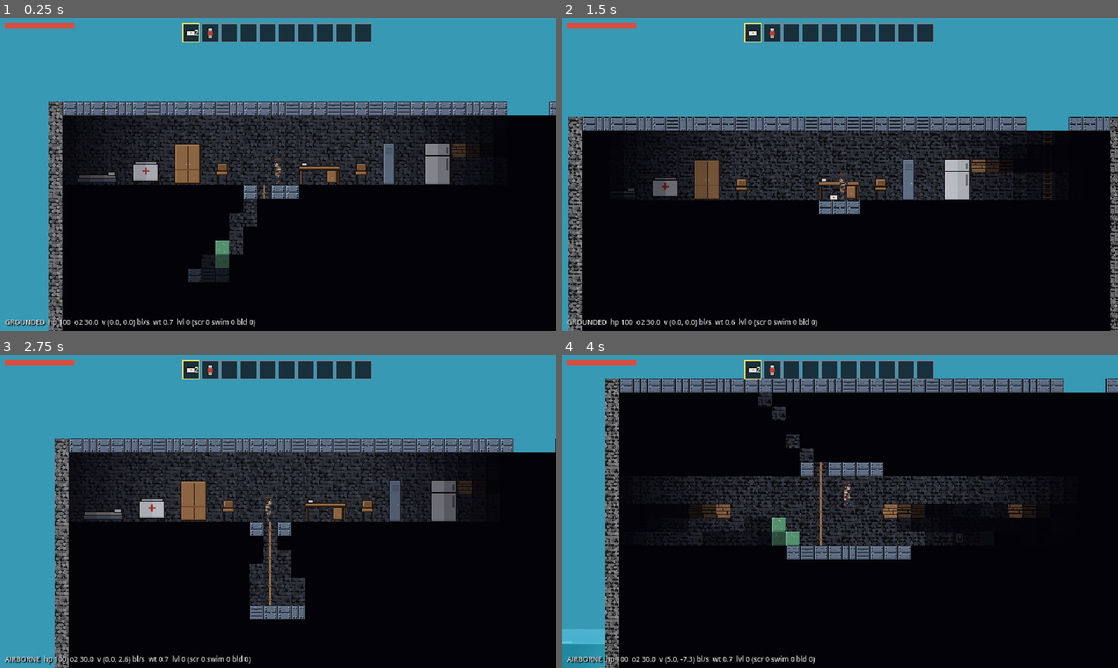
Above: before the commit, frames 1-4 (two rows, left to right).
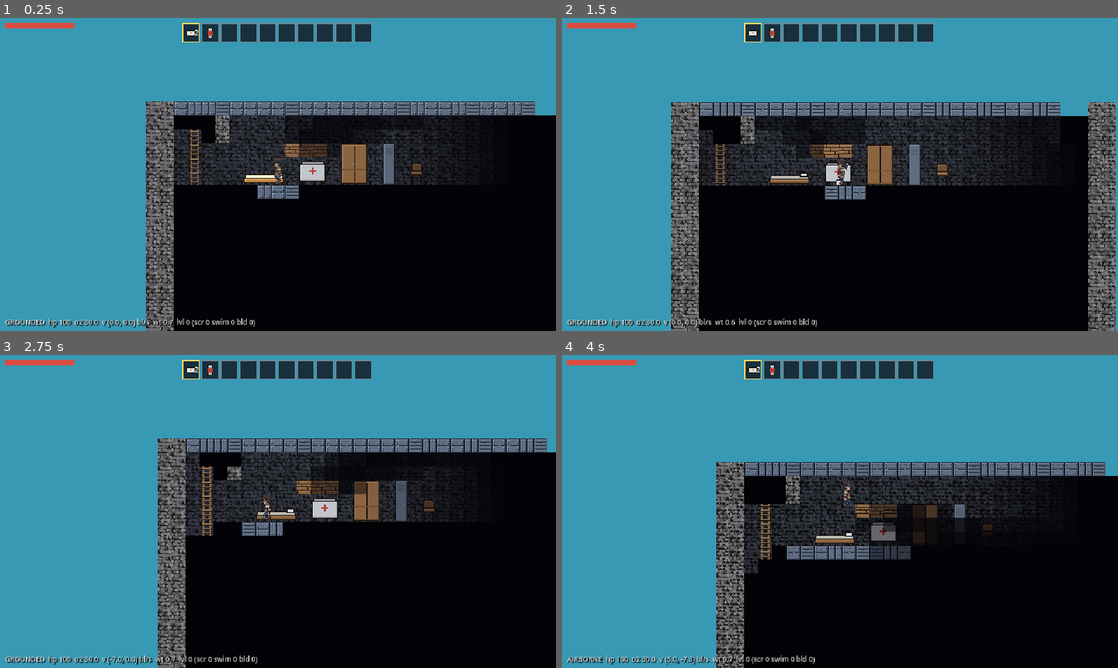
Above: after the commit, the same moments.

Repository: wilbur6689/SunkenCity
Game: Godot game, scene res://scenes/city/city.tscn
The game is run twice, just before and just after one commit, with the same random seed, the same clock (stepped at 60 frames per second) and the same inputs. Before the commit the project starts from res://scenes/test/test_tower.tscn.
Inputs (mouse positions are in pixels of both pictures, inside the frame that each line leads up to):
- Up to frame 1 (0.25 s): no input
- Up to frame 2 (1.5 s): tap Enter at 0.5 s; move the mouse to (962, 158) at 0.52 s; hold D (move_right) 0.53-1.25 s; hold C (crouch) 0.53-1.25 s; click (962, 158) at 0.67 s; tap Space (jump) at 0.77, 1.07 s; tap Q (drop) at 0.8 s; drag from (728, 190) to (812, 237) at 1.27 s
- Up to frame 3 (2.75 s): move the mouse to (333, 442) at 2.02 s; hold A (move_left) from 2.03 s (still down); hold Shift (sprint) from 2.03 s (still down); tap E (interact) at 2.1 s
- Up to frame 4 (4 s): release A (move_left) at 2.75 s; release Shift (sprint) at 2.75 s; drag from (812, 574) to (673, 464) at 2.77 s; move the mouse to (1006, 558) at 3.52 s; press the mouse at (1006, 558) at 3.53 s; hold D (move_right) from 3.53 s (still down); tap Space (jump) at 3.77, 3.8 s

The runs differ from the first frame. In frame 1, 24% of the frame differs, in the area x 8-100%, y 26-100%; in frame 2, 33%; in frame 3, 27%; in frame 4, 48%, in the area x 0-100%, y 7-100%.

Commit message:
M3 stage C: the seeded drowned city — generator, templates, flooding, gates
- CityGen (CT-01..21): seed -> 2400x400 city in ~1.5 s, deterministic
  (same seed = identical grid/object/door hashes). Bell-curve skyline of
  40 towers (4-56 floors; the tallest crowns break the surface), west
  stairwell + east elevator shaft per tower, mixed-use floors filled
  from room templates with doorway partitions, sealed dry floors behind
  doors below the waterline, wear pass (depth-scaled breaches + slab
  collapses), bare concrete ground
- Room templates: data/rooms.json (12 rooms x residential/office/
  hospital), generated by tools/gen_rooms.py and curated by hand
- Connectivity flooding (CT-12/13) runs after doors exist: everything
  reachable from the ocean at/below the waterline floods; ~85% of
  sealed floors keep their air
- Authored start (GL-02/CT-20): medical room atop the tallest tower
  with a real bed spawn
- City scene is the main scene (--seed=N, --shot=path[:zoom])
- m3_smoke: 23 checks (determinism, structure, flooding, bands,
  cold/crush gates, day/night); all suites green - 214 checks total

Still open in M3: persistence, minimap/map reveal, relay + central
station shells, surface debris, edge walls, two-jump validator,
in-editor room curation.

Co-Authored-By: Claude Fable 5 <noreply@anthropic.com>
Claude-Session: https://claude.ai/code/session_01GxDZSizaHKPW71DMqToXjC

Diff:
--- /dev/null
+++ b/data/rooms.json
@@ -0,0 +1,352 @@
+{
+ "_comment": "Room template library (CT-04/05). Generated by tools/gen_rooms.py, then curated by hand \u2014 edits here are canonical. width = interior cells; objects x/blocks x are offsets from the room's west edge on the standing row; blocks dy = cells above the standing row; mat uses WorldGrid.M (2 = wood, 4 = plastic).",
+ "rooms": [
+  {
+   "id": "residential_a",
+   "type": "residential",
+   "width": 12,
+   "objects": [
+    {
+     "id": "cabinet",
+     "x": 0
+    },
+    {
+     "id": "bed_frame",
+     "x": 4
+    },
+    {
+     "id": "bed_frame",
+     "x": 9
+    }
+   ],
+   "blocks": [
+    {
+     "mat": 2,
+     "x": 1,
+     "dy": 2
+    },
+    {
+     "mat": 2,
+     "x": 2,
+     "dy": 2
+    },
+    {
+     "mat": 2,
+     "x": 3,
+     "dy": 2
+    }
+   ]
+  },
+  {
+   "id": "residential_b",
+   "type": "residential",
+   "width": 8,
+   "objects": [
+    {
+     "id": "locker",
+     "x": 0
+    },
+    {
+     "id": "locker",
+     "x": 3
+    },
+    {
+     "id": "bed_frame",
+     "x": 5
+    }
+   ],
+   "blocks": []
+  },
+  {
+   "id": "residential_c",
+   "type": "residential",
+   "width": 12,
+   "objects": [
+    {
+     "id": "bed_frame",
+     "x": 1
+    },
+    {
+     "id": "chair",
+     "x": 5
+    },
+    {
+     "id": "chair",
+     "x": 6
+    },
+    {
+     "id": "bed_frame",
+     "x": 8
+    }
+   ],
+   "blocks": [
+    {
+     "mat": 2,
+     "x": 2,
+     "dy": 2
+    },
+    {
+     "mat": 2,
+     "x": 3,
+     "dy": 2
+    },
+    {
+     "mat": 2,
+     "x": 4,
+     "dy": 2
+    }
+   ]
+  },
+  {
+   "id": "residential_d",
+   "type": "residential",
+   "width": 14,
+   "objects": [
+    {
+     "id": "fridge",
+     "x": 6
+    },
+    {
+     "id": "chair",
+     "x": 12
+    }
+   ],
+   "blocks": [
+    {
+     "mat": 2,
+     "x": 7,
+     "dy": 2
+    },
+    {
+     "mat": 2,
+     "x": 8,
+     "dy": 2
+    }
+   ]
+  },
+  {
+   "id": "office_a",
+   "type": "office",
+   "width": 12,
+   "objects": [
+    {
+     "id": "locker",
+     "x": 0
+    },
+    {
+     "id": "desk",
+     "x": 3
+    },
+    {
+     "id": "chair",
+     "x": 7
+    },
+    {
+     "id": "chair",
+     "x": 9
+    },
+    {
+     "id": "locker",
+     "x": 10
+    }
+   ],
+   "blocks": [
+    {
+     "mat": 2,
+     "x": 6,
+     "dy": 2
+    },
+    {
+     "mat": 2,
+     "x": 7,
+     "dy": 2
+    },
+    {
+     "mat": 2,
+     "x": 8,
+     "dy": 2
+    }
+   ]
+  },
+  {
+   "id": "office_b",
+   "type": "office",
+   "width": 14,
+   "objects": [
+    {
+     "id": "desk",
+     "x": 3
+    },
+    {
+     "id": "chair",
+     "x": 6
+    },
+    {
+     "id": "cabinet",
+     "x": 7
+    },
+    {
+     "id": "desk",
+     "x": 11
+    }
+   ],
+   "blocks": [
+    {
+     "mat": 2,
+     "x": 3,
+     "dy": 2
+    },
+    {
+     "mat": 2,
+     "x": 4,
+     "dy": 2
+    },
+    {
+     "mat": 2,
+     "x": 5,
+     "dy": 2
+    }
+   ]
+  },
+  {
+   "id": "office_c",
+   "type": "office",
+   "width": 12,
+   "objects": [
+    {
+     "id": "locker",
+     "x": 1
+    },
+    {
+     "id": "locker",
+     "x": 3
+    },
+    {
+     "id": "desk",
+     "x": 4
+    },
+    {
+     "id": "chair",
+     "x": 7
+    },
+    {
+     "id": "desk",
+     "x": 9
+    }
+   ],
+   "blocks": []
+  },
+  {
+   "id": "office_d",
+   "type": "office",
+   "width": 12,
+   "objects": [
+    {
+     "id": "cabinet",
+     "x": 0
+    },
+    {
+     "id": "chair",
+     "x": 4
+    },
+    {
+     "id": "cabinet",
+     "x": 9
+    }
+   ],
+   "blocks": []
+  },
+  {
+   "id": "hospital_a",
+   "type": "hospital",
+   "width": 14,
+   "objects": [
+    {
+     "id": "med_cart",
+     "x": 1
+    },
+    {
+     "id": "bed_frame",
+     "x": 3
+    },
+    {
+     "id": "med_cart",
+     "x": 8
+    }
+   ],
+   "blocks": [
+    {
+     "mat": 2,
+     "x": 4,
+     "dy": 2
+    },
+    {
+     "mat": 2,
+     "x": 5,
+     "dy": 2
+    },
+    {
+     "mat": 2,
+     "x": 6,
+     "dy": 2
+    }
+   ]
+  },
+  {
+   "id": "hospital_b",
+   "type": "hospital",
+   "width": 10,
+   "objects": [
+    {
+     "id": "chair",
+     "x": 1
+    },
+    {
+     "id": "bed_frame",
+     "x": 5
+    },
+    {
+     "id": "med_cart",
+     "x": 8
+    }
+   ],
+   "blocks": []
+  },
+  {
+   "id": "hospital_c",
+   "type": "hospital",
+   "width": 10,
+   "objects": [
+    {
+     "id": "med_cart",
+     "x": 2
+    },
+    {
+     "id": "locker",
+     "x": 4
+    },
+    {
+     "id": "chair",
+     "x": 7
+    }
+   ],
+   "blocks": []
+  },
+  {
+   "id": "hospital_d",
+   "type": "hospital",
+   "width": 10,
+   "objects": [
+    {
+     "id": "locker",
+     "x": 1
+    },
+    {
+     "id": "bed_frame",
+     "x": 4
+    }
+   ],
+   "blocks": []
+  }
+ ]
+}
--- a/project.godot
+++ b/project.godot
@@ -12,7 +12,7 @@
 
 config/name="SunkenCity"
 config/description="A 2D block-based survival sandbox in a flooded city. Terraria x 7 Days to Die."
-run/main_scene="res://scenes/test/test_tower.tscn"
+run/main_scene="res://scenes/city/city.tscn"
 config/features=PackedStringArray("4.8")
 config/icon="res://icon.svg"
 
--- /dev/null
+++ b/scenes/city/city.tscn
@@ -0,0 +1,45 @@
+[gd_scene load_steps=9 format=3]
+
+[ext_resource type="Script" path="res://scripts/city/city.gd" id="1_city"]
+[ext_resource type="Script" path="res://scripts/world/backdrop.gd" id="2_backdrop"]
+[ext_resource type="Script" path="res://scripts/world/structure_renderer.gd" id="3_structure"]
+[ext_resource type="PackedScene" path="res://scenes/player.tscn" id="4_player"]
+[ext_resource type="Script" path="res://scripts/world/water_renderer.gd" id="5_water"]
+[ext_resource type="Script" path="res://scripts/world/light_renderer.gd" id="6_light"]
+[ext_resource type="PackedScene" path="res://scenes/ui/hud.tscn" id="7_hud"]
+[ext_resource type="PackedScene" path="res://scenes/ui/inventory_ui.tscn" id="8_ui"]
+
+[node name="City" type="Node2D"]
+script = ExtResource("1_city")
+
+[node name="Background" type="ColorRect" parent="."]
+offset_left = -4000.0
+offset_top = -3000.0
+offset_right = 44000.0
+offset_bottom = 10000.0
+color = Color(0.05, 0.07, 0.11, 1)
+
+[node name="Backdrop" type="Parallax2D" parent="."]
+script = ExtResource("2_backdrop")
+
+[node name="CanvasModulate" type="CanvasModulate" parent="."]
+color = Color(0.95, 0.96, 1, 1)
+
+[node name="StructureRenderer" type="Node2D" parent="."]
+script = ExtResource("3_structure")
+
+[node name="Objects" type="Node2D" parent="."]
+
+[node name="Items" type="Node2D" parent="."]
+
+[node name="Player" parent="." instance=ExtResource("4_player")]
+
+[node name="WaterRenderer" type="Node2D" parent="."]
+script = ExtResource("5_water")
+
+[node name="LightRenderer" type="Node2D" parent="."]
+script = ExtResource("6_light")
+
+[node name="HUD" parent="." instance=ExtResource("7_hud")]
+
+[node name="InventoryUI" parent="." instance=ExtResource("8_ui")]
--- /dev/null
+++ b/scenes/test/m3_smoke.tscn
@@ -0,0 +1,6 @@
+[gd_scene load_steps=2 format=3]
+
+[ext_resource type="Script" path="res://scripts/test/m3_smoke.gd" id="1_smoke"]
+
+[node name="M3Smoke" type="Node"]
+script = ExtResource("1_smoke")
--- /dev/null
+++ b/scripts/city/city.gd
@@ -0,0 +1,49 @@
+extends Node2D
+## The game scene (M3): a seeded, procedurally generated drowned city.
+## Pass a seed with:  godot --path . -- --seed=12345
+
+var gen: Dictionary
+
+@onready var structure_renderer: StructureRenderer = $StructureRenderer
+@onready var water_renderer: WaterRenderer = $WaterRenderer
+@onready var items_root: Node2D = $Items
+@onready var objects_root: Node2D = $Objects
+@onready var player: Player = $Player
+
+func _ready() -> void:
+	var seed_value := 1
+	for a in OS.get_cmdline_user_args():
+		if a.begins_with("--seed="):
+			seed_value = int(a.substr(7))
+	var t0 := Time.get_ticks_msec()
+	gen = CityGen.generate(seed_value)
+	World.register(gen.grid, gen.spawn_feet, items_root, objects_root, structure_renderer, gen.waterline_row)
+	for o in gen.objects:
+		World.place_object(o.id, o.cell, false)
+	for dc in gen.doors:
+		World.place_object("wood_door", dc, false)
+	CityGen.flood(World) # after doors exist: sealing is solidity (WS-20)
+	print("City seed %d: %d towers, generated in %d ms" % [seed_value, gen.towers, Time.get_ticks_msec() - t0])
+	water_renderer.setup(gen.waterline_row * Constants.BLOCK_SIZE)
+	$Backdrop.setup(gen.waterline_row * Constants.BLOCK_SIZE, -900.0)
+	player.respawn()
+	player.inventory.add("bandage", 2) # LT-30 starting kit
+	player.inventory.add("food_can", 1)
+	player.set_equipment("suit", {"id": "clothes", "count": 1})
+	# Dev aid: --shot=path[:zoom_steps] saves a screenshot and quits.
+	for a in OS.get_cmdline_user_args():
+		if a.begins_with("--shot="):
+			_take_shot(a.substr(7))
+
+func _take_shot(spec: String) -> void:
+	var parts := spec.rsplit(":", true, 1)
+	var path := spec
+	if parts.size() > 1 and parts[1].is_valid_int(): # else the colon was a drive letter
+		path = parts[0]
+		for i in absi(int(parts[1])):
+			player.zoom_step(-1 if int(parts[1]) < 0 else 1)
+		player.camera.reset_smoothing()
+	await get_tree().create_timer(1.0).timeout
+	get_viewport().get_texture().get_image().save_png(path)
+	print("shot saved: ", path)
+	get_tree().quit()
--- /dev/null
+++ b/scripts/test/m3_smoke.gd
@@ -0,0 +1,108 @@
+extends Node
+## Headless M3 gate test: deterministic seeds (CT-21), skyline and structure,
+## connectivity flooding with sealed dry pockets (CT-12/13), depth bands and
+## the cold/crush gates (GD-16, CC-16, GL-12), day/night (CC-11).
+## Run: godot --path . --headless res://scenes/test/m3_smoke.tscn
+
+const B := Constants.BLOCK_SIZE
+
+var city: Node2D
+var player: Player
+var failures: PackedStringArray = []
+var checks := 0
+
+func check(cond: bool, msg: String) -> void:
+	checks += 1
+	print(("  ok:   " if cond else "  FAIL: ") + msg)
+	if not cond:
+		failures.append(msg)
+
+func ticks(n: int) -> void:
+	for i in n:
+		await get_tree().physics_frame
+
+func until(pred: Callable, n: int) -> bool:
+	for i in n:
+		if pred.call():
+			return true
+		await get_tree().physics_frame
+	return pred.call()
+
+func _ready() -> void:
+	print("== A. determinism (CT-21)")
+	var t0 := Time.get_ticks_msec()
+	var r1 := CityGen.generate(101, 800)
+	var gen_ms := Time.get_ticks_msec() - t0
+	var r2 := CityGen.generate(101, 800)
+	var r3 := CityGen.generate(202, 800)
+	check(r1.grid.content_hash() == r2.grid.content_hash(), "same seed = same grid (%d ms per 800-wide gen)" % gen_ms)
+	check(hash(str(r1.objects)) == hash(str(r2.objects)) and hash(str(r1.doors)) == hash(str(r2.doors)), "same seed = same objects and doors")
+	check(r1.grid.content_hash() != r3.grid.content_hash(), "different seed = different city")
+	check(r1.towers >= 8, "800-wide slice holds %d towers" % r1.towers)
+
+	print("== B. the full city")
+	city = load("res://scenes/city/city.tscn").instantiate()
+	add_child(city)
+	player = city.get_node("Player")
+	player.set_multiplayer_authority(2)
+	await get_tree().physics_frame
+	var gen: Dictionary = city.gen
+	check(gen.towers >= 25, "city holds %d towers" % gen.towers)
+	check(World.spawn_position.y < CityGen.WATERLINE * B, "hospital spawn is above the waterline (GL-02)")
+	check(await until(func(): return player.state == Player.State.GROUNDED, 120), "player lands in the medical room")
+	check(World.band_at(World.cell_at(player.global_position)) == "dry", "spawn floor is in The Dry")
+	var ground_ok := true
+	for gx in [10, 400, 1200, 2000, 2390]:
+		if not World.has_block_cell(Vector2i(gx, CityGen.GROUND)):
+			ground_ok = false
+	check(ground_ok, "bare concrete ground spans the city (CT-07)")
+
+	print("== C. connectivity flooding (CT-12/13)")
+	var sim := World.water_sim
+	check(sim.level_at(Vector2i(6, CityGen.WATERLINE + 20)) == WaterSim.MAX_LEVEL, "open ocean is flooded")
+	check(sim.level_at(Vector2i(6, CityGen.WATERLINE - 4)) == 0, "no water above the waterline")
+	var dry_rooms := 0
+	for rect: Rect2i in gen.sealed:
+		var has_water := false
+		for y in range(rect.position.y, rect.end.y):
+			for x in range(rect.position.x, rect.end.x):
+				if sim.level_at(Vector2i(x, y)) > 0:
+					has_water = true
+					break
+			if has_water:
+				break
+		if not has_water:
+			dry_rooms += 1
+	check(gen.sealed.size() >= 10, "generator sealed %d submerged floors" % gen.sealed.size())
+	check(dry_rooms >= gen.sealed.size() / 3, "%d/%d sealed floors kept their air (wear breached the rest)" % [dry_rooms, gen.sealed.size()])
+
+	print("== D. depth bands (GD-16)")
+	check(World.band_at(Vector2i(6, CityGen.WATERLINE - 10)) == "dry", "above waterline: dry")
+	check(World.band_at(Vector2i(6, CityGen.WATERLINE + 10)) == "shallows", "shallows band")
+	check(World.band_at(Vector2i(6, CityGen.WATERLINE + 60)) == "cold", "cold band")
+	check(World.band_at(Vector2i(6, CityGen.WATERLINE + 150)) == "dark", "dark band")
+	check(World.band_at(Vector2i(6, CityGen.WATERLINE + 260)) == "crush", "crush band")
+
+	print("== E. cold and crush gates (CC-16, GL-12)")
+	player.global_position = Vector2(8 * B, (CityGen.WATERLINE + 150) * B)
+	player.velocity = Vector2.ZERO
+	await ticks(60)
+	check(player.band == "dark" and player.env_slow < 1.0, "The Dark slows an unsuited diver (x%.2f)" % player.env_slow)
+	check(player.health < Constants.MAX_HEALTH, "and chills them (hp %.1f)" % player.health)
+	var hp_before := player.health
+	player.global_position = Vector2(8 * B, (CityGen.WATERLINE + 260) * B)
+	await ticks(30)
+	check(player.health < hp_before - 8.0, "The Crush hurts fast without a hard suit (hp %.1f)" % player.health)
+	player.respawn()
+
+	print("== F. day/night (CC-11)")
+	World.time_of_day = 0.0
+	check(World.sun_strength() <= 0.2, "midnight sun is a dim glow (%.2f)" % World.sun_strength())
+	World.time_of_day = 0.5
+	check(World.sun_strength() >= 0.99, "midday sun is full (%.2f)" % World.sun_strength())
+	World.time_of_day = 0.35
+
+	print("\nM3 smoke: %d checks, %d failures" % [checks, failures.size()])
+	for f in failures:
+		print("  FAIL: " + f)
+	get_tree().quit(0 if failures.is_empty() else 1)
--- a/scripts/world/backdrop.gd
+++ b/scripts/world/backdrop.gd
@@ -22,7 +22,7 @@
 func setup(waterline_y: float, origin_x: float) -> void:
 	scroll_scale = Vector2(0.4, 1.0) # slow horizontal parallax, pinned vertically to the waterline
 	repeat_size = Vector2(PLATE_W * PLATES.size(), 0)
-	repeat_times = 3
+	repeat_times = 9 # enough coverage for the full city width at 0.4 parallax
 	var sky := ColorRect.new()
 	sky.color = SKY_COLOR
 	sky.position = Vector2(origin_x, waterline_y - SKY_HEIGHT)
--- /dev/null
+++ b/scripts/world/city_gen.gd
@@ -0,0 +1,203 @@
+class_name CityGen
+extends RefCounted
+## Deterministic city generator (M3, CT-01..21): seed -> a full drowned city.
+## Pure with respect to the World autoload: builds a WorldGrid plus object/
+## door placement lists, so determinism is testable (same seed = same hashes,
+## CT-21). Flooding is applied separately once doors exist, because sealing
+## is decided by solidity (WS-20).
+##
+## Layout: bell-curve skyline (CT-01) — tallest towers centre, short sparse
+## ones at the edges; every tower gets a west stairwell with a ladder and an
+## east elevator shaft (CT-06); floors fill with room templates from
+## data/rooms.json, mixed-use per floor (CT-02); a wear pass adds breaches
+## scaling with depth (CT-11); some submerged floors are sealed dry behind
+## doors; the tallest tower's top floor is the authored starting medical
+## room (GL-02, CT-20).
+
+const WORLD_W := 2400
+const WORLD_H := 400
+const WATERLINE := 64
+const GROUND := 360
+const FLOOR_H := 6
+const SEAL_CHANCE := 0.16
+
+static func generate(seed_value: int, world_w: int = WORLD_W) -> Dictionary:
+	var rng := RandomNumberGenerator.new()
+	rng.seed = seed_value
+	var grid := WorldGrid.new(Rect2i(0, 0, world_w, WORLD_H))
+	var rooms := _load_rooms()
+	var objects: Array = []   # {id, cell}
+	var doors: Array = []     # cells for wood_door
+	var sealed: Array = []    # Rect2i room interiors meant to start dry
+	var result := {
+		"grid": grid, "objects": objects, "doors": doors, "sealed": sealed,
+		"waterline_row": WATERLINE, "towers": 0, "spawn_feet": Vector2.ZERO, "seed": seed_value,
+	}
+	# Bare concrete ground (CT-07): The Crush's floor; solid below.
+	for y in range(GROUND, WORLD_H):
+		for x in world_w:
+			grid.set_structure(Vector2i(x, y), WorldGrid.M.STONE)
+	# Towers along a bell curve.
+	var tallest := {"floors": 0}
+	var x := 60
+	while x < world_w - 100:
+		var center_f := 1.0 - absf(x - world_w / 2.0) / (world_w / 2.0)
+		# Tallest towers must BREAK the surface (waterline 64, ground 360):
+		# 56 floors tops out around row 24 — six dry floors on the crown.
+		var floors := clampi(int(roundf(lerpf(4.0, 56.0, pow(center_f, 1.7)) * rng.randf_range(0.78, 1.12))), 4, 56)
+		var w := rng.randi_range(24, 38)
+		var tower := _build_tower(grid, rng, rooms, x, w, floors, objects, doors, sealed)
+		result.towers += 1
+		if floors > tallest.floors:
+			tallest = tower
+		x += w + int(lerpf(34.0, 8.0, center_f)) + rng.randi_range(0, 14)
+	# Authored start (CT-20): the tallest tower's top floor is the hospital
+	# medical room — clear it and furnish deliberately, with a real bed.
+	_author_medical_room(grid, tallest, objects, result)
+	return result
+
+static func _load_rooms() -> Dictionary:
+	var parsed = JSON.parse_string(FileAccess.get_file_as_string("res://data/rooms.json"))
+	var by_type := {}
+	for r in parsed.rooms:
+		if not by_type.has(r.type):
+			by_type[r.type] = []
+		by_type[r.type].append(r)
+	return by_type
+
+static func _build_tower(grid: WorldGrid, rng: RandomNumberGenerator, rooms: Dictionary,
+		x0: int, w: int, floors: int, objects: Array, doors: Array, sealed: Array) -> Dictionary:
+	var x1 := x0 + w - 1
+	var top := GROUND - floors * FLOOR_H
+	var stair_x0 := x0 + 2
+	var stair_wall := x0 + 5
+	var shaft_wall := x1 - 4
+	# Outer walls + interior back walls
+	for y in range(top, GROUND):
+		grid.set_structure(Vector2i(x0, y), WorldGrid.M.STONE)
+		grid.set_structure(Vector2i(x0 + 1, y), WorldGrid.M.STONE)
+		grid.set_structure(Vector2i(x1, y), WorldGrid.M.STONE)
+		grid.set_structure(Vector2i(x1 - 1, y), WorldGrid.M.STONE)
+	for y in range(top + 1, GROUND):
+		for bx in range(x0 + 2, x1 - 1):
+			grid.set_back(Vector2i(bx, y), WorldGrid.M.STONE)
+	# Slabs with stairwell + shaft gaps
+	for f in floors:
+		var y := top + f * FLOOR_H
+		for sx in range(x0 + 2, x1 - 1):
+			var in_stair := sx >= stair_x0 and sx <= stair_x0 + 2 and f > 0
+			var in_shaft := sx >= x1 - 3 and sx <= x1 - 2
+			if not (in_stair or in_shaft):
+				grid.set_structure(Vector2i(sx, y), WorldGrid.M.METAL)
+	# Stairwell ladder
+	for y in range(top + 1, GROUND):
+		grid.set_climb(Vector2i(stair_x0 + 1, y), WorldGrid.C.LADDER)
+	# Per-floor walls, doorways, rooms
+	var mix := ["residential", "office", "hospital"]
+	var tower_bias: String = mix[rng.randi_range(0, 2)]
+	for f in floors:
+		var ceiling := top + f * FLOOR_H
+		var sr := ceiling + FLOOR_H - 1 # standing row
+		# stairwell wall (lintel rows; doorway sr-2..sr stays open)
+		for wy in range(ceiling + 1, sr - 2):
+			grid.set_structure(Vector2i(stair_wall, wy), WorldGrid.M.STONE)
+		for wy in range(ceiling + 1, sr - 2):
+			grid.set_structure(Vector2i(shaft_wall, wy), WorldGrid.M.STONE)
+		var zone_x := stair_wall + 1
+		var zone_end := shaft_wall - 1
+		var seal_this := sr > WATERLINE and rng.randf() < SEAL_CHANCE
+		if seal_this:
+			doors.append(Vector2i(stair_wall, sr))
+			for wy in range(sr - 2, sr + 1): # shaft side walled solid
+				grid.set_structure(Vector2i(shaft_wall, wy), WorldGrid.M.STONE)
+			sealed.append(Rect2i(zone_x, ceiling + 1, zone_end - zone_x + 1, FLOOR_H - 1))
+		# rooms (mixed use per floor, CT-02)
+		var rtype: String = tower_bias if rng.randf() < 0.5 else mix[rng.randi_range(0, 2)]
+		var pool: Array = rooms.get(rtype, [])
+		var cx := zone_x
+		while zone_end - cx >= 8 and not pool.is_empty():
+			var t: Dictionary = pool[rng.randi_range(0, pool.size() - 1)]
+			var tw := int(t.width)
+			if cx + tw > zone_end:
+				tw = zone_end - cx
+			for o in t.objects:
+				if cx + int(o.x) + 3 <= zone_end:
+					objects.append({"id": o.id, "cell": Vector2i(cx + int(o.x), sr)})
+			for b in t.get("blocks", []):
+				var bc := Vector2i(cx + int(b.x), sr - int(b.dy))
+				if bc.x < zone_end:
+					grid.set_structure(bc, int(b.mat))
+			cx += tw
+			# interior partition with a doorway (rooms stitch by sockets)
+			if zone_end - cx >= 8:
+				for wy in range(ceiling + 1, sr - 2):
+					grid.set_structure(Vector2i(cx, wy), WorldGrid.M.STONE)
+				cx += 1
+	# Wear pass (CT-11): breaches scale with depth; occasional slab collapse.
+	for f in floors:
+		var sr := top + f * FLOOR_H + FLOOR_H - 1
+		if sr <= WATERLINE:
+			continue
+		var depth_f := clampf(float(sr - WATERLINE) / 200.0, 0.0, 1.0)
+		if rng.randf() < 0.2 + depth_f * 0.5:
+			var side := x0 if rng.randf() < 0.5 else x1 - 1
+			for by in range(sr - rng.randi_range(1, 2), sr + 1):
+				grid.set_structure(Vector2i(side, by), WorldGrid.M.AIR)
+				grid.set_structure(Vector2i(side + 1, by), WorldGrid.M.AIR)
+		if f > 0 and rng.randf() < 0.10:
+			var cy := top + f * FLOOR_H
+			var hole_x := rng.randi_range(x0 + 6, x1 - 10)
+			for hx in range(hole_x, hole_x + rng.randi_range(4, 7)):
+				grid.set_structure(Vector2i(hx, cy), WorldGrid.M.AIR)
+	return {"x0": x0, "x1": x1, "top": top, "floors": floors, "stair_wall": stair_wall, "shaft_wall": shaft_wall}
+
+static func _author_medical_room(grid: WorldGrid, tower: Dictionary, objects: Array, result: Dictionary) -> void:
+	var top: int = tower.top
+	var sr: int = top + FLOOR_H - 1
+	var zone_x: int = tower.stair_wall + 1
+	var zone_end: int = tower.shaft_wall - 1
+	# Clear whatever the generator put on this floor (objects and partitions).
+	for i in range(objects.size() - 1, -1, -1):
+		var c: Vector2i = objects[i].cell
+		if c.y == sr and c.x >= zone_x - 1 and c.x <= zone_end:
+			objects.remove_at(i)
+	for wy in range(top + 1, sr + 1):
+		for wx in range(zone_x, zone_end + 1):
+			if grid.structure_at(Vector2i(wx, wy)) == WorldGrid.M.STONE:
+				grid.set_structure(Vector2i(wx, wy), WorldGrid.M.AIR)
+	# The authored kit: a real bed (spawn), medical gear, storage (GL-02).
+	objects.append({"id": "bed", "cell": Vector2i(zone_x + 1, sr)})
+	objects.append({"id": "med_cart", "cell": Vector2i(zone_x + 5, sr)})
+	objects.append({"id": "cabinet", "cell": Vector2i(zone_x + 8, sr)})
+	objects.append({"id": "locker", "cell": Vector2i(zone_x + 11, sr)})
+	objects.append({"id": "chair", "cell": Vector2i(zone_x + 13, sr)})
+	result.spawn_feet = Vector2((zone_x + 3 + 0.5) * Constants.BLOCK_SIZE, (sr + 1) * Constants.BLOCK_SIZE)
+	result["hospital"] = tower
+
+## Connectivity flooding (CT-12/13): everything reachable from the ocean at
+## or below the waterline floods to full; sealed pockets keep their air.
+## Runs after objects exist so closed doors seal (queries World solidity).
+static func flood(world) -> void:
+	var sim: WaterSim = world.water_sim
+	var b: Rect2i = sim.bounds
+	var visited := PackedByteArray()
+	visited.resize(b.size.x * b.size.y)
+	var stack: Array[Vector2i] = []
+	for y in range(WATERLINE, GROUND):
+		stack.append(Vector2i(b.position.x, y))
+		stack.append(Vector2i(b.end.x - 1, y))
+	while not stack.is_empty():
+		var c: Vector2i = stack.pop_back()
+		if c.y < WATERLINE or not b.has_point(c):
+			continue
+		var vi := (c.y - b.position.y) * b.size.x + (c.x - b.position.x)
+		if visited[vi] == 1:
+			continue
+		visited[vi] = 1
+		if world.is_solid_cell(c):
+			continue
+		sim.seed_cell(c, WaterSim.MAX_LEVEL)
+		stack.append(c + Vector2i.LEFT)
+		stack.append(c + Vector2i.RIGHT)
+		stack.append(c + Vector2i.UP)
+		stack.append(c + Vector2i.DOWN)
--- a/scripts/world/water_sim.gd
+++ b/scripts/world/water_sim.gd
@@ -82,6 +82,11 @@
 	if t > 0:
 		wake_around(cell)
 	return t
+
+## Seeds one cell without waking anything (world-gen flooding).
+func seed_cell(cell: Vector2i, level: int) -> void:
+	if in_bounds(cell) and not is_solid.call(cell):
+		levels[_idx(cell)] = level
 
 ## Seeds a rect at the given level without waking anything (already settled).
 func fill_rect(rect: Rect2i, level: int) -> void:
Not shown, added: scripts/city/city.gd.uid
Not shown, added: scripts/test/m3_smoke.gd.uid
Not shown, added: scripts/world/city_gen.gd.uid
Not shown, changed: CLAUDE.md
Not shown, changed: docs/MVP-checklist.md
